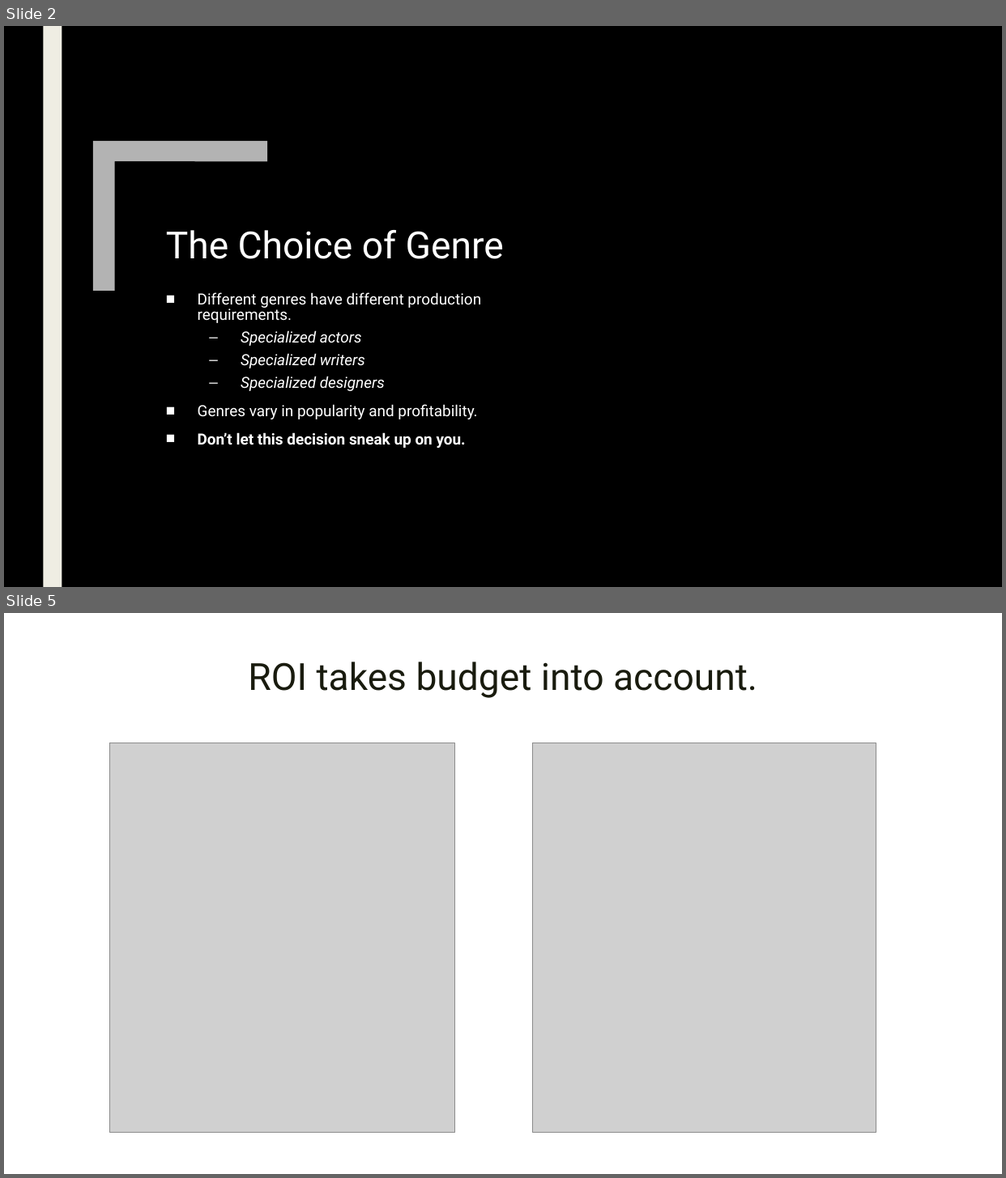
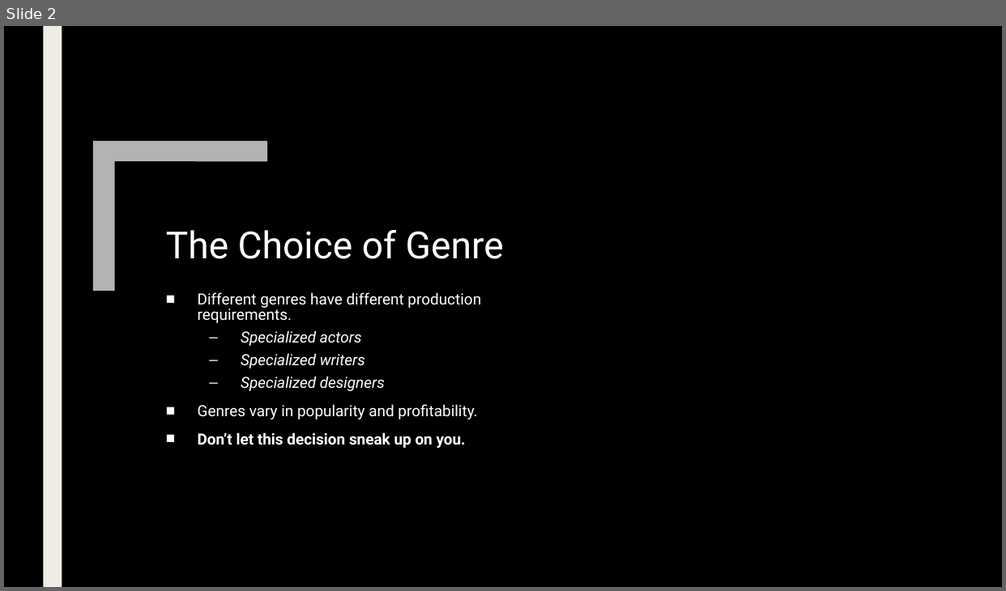
Before and after one commit to ndgigliotti/dsc-phase-1-project, a slide deck: presentation.pptx. Shown one above the other, each under a label of ours: slides 2 and 5 before the commit, slide 2 after it; the slides between them are not shown. The pictures are 1006x1178 and 1006x591 pixels, drawn with LibreOffice and Linux fonts; fonts in the diff are those of the drawing; grey boxes stand for pictures; background and template pictures are left out. Boxes give left, top, right and bottom in pixels: in the first picture for what was removed or moved away, otherwise in the second. Text is boxed around its words. In the diff, an @@ line names an element or a change of style, - is before the commit and + after.

```diff
--- a/presentation.pptx
+++ b/presentation.pptx
@@ slide 5 removed at box(4, 613, 1002, 1174), background #FFFFFF @@
@@ title removed at box(248, 662, 757, 698) @@
-ROI takes budget into account.
@@ picture removed at box(110, 743, 454, 1132) @@
@@ picture removed at box(533, 743, 876, 1132) @@
```
Also in this commit, not shown: 1 slide changed, 4 slides added, 1 other slide removed, 1 other file.
